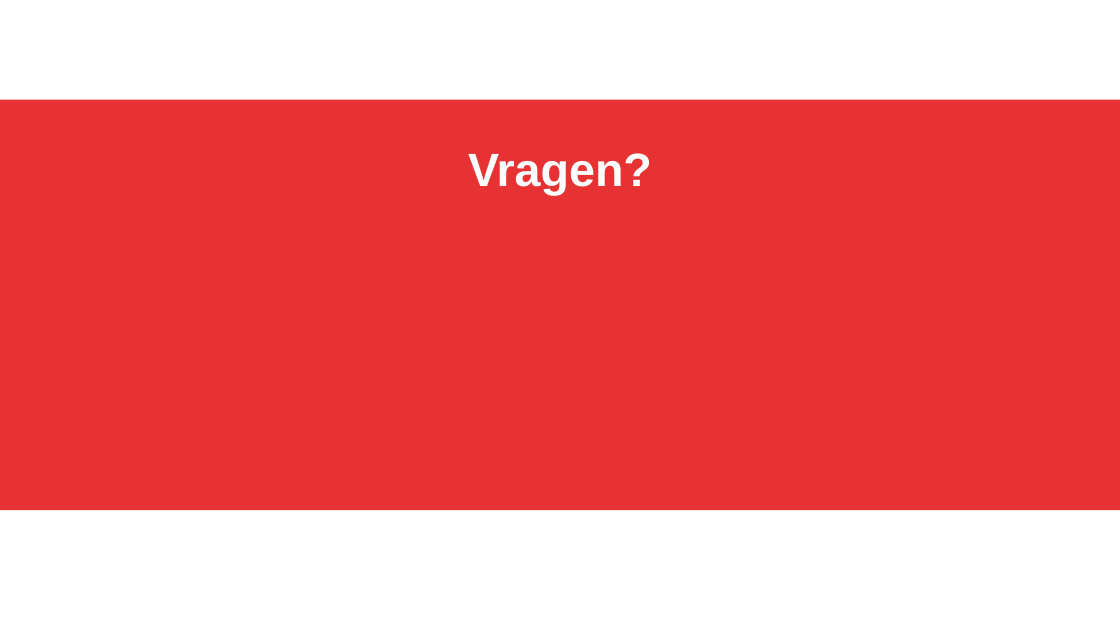
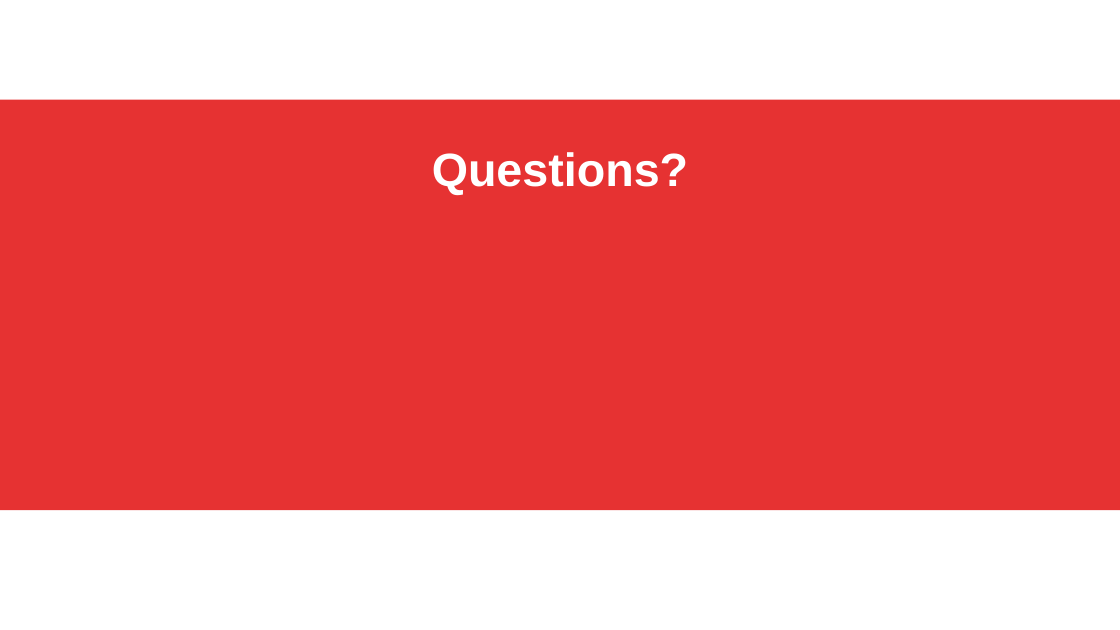
Before and after one commit to AMIS-Services/sig-css-architecture, a slide deck: slide 37 of SIG_CSS_Architecture.pptx (slide 33 before the commit). Drawn at 1120x630 pixels with LibreOffice and Linux fonts; fonts in the diff are those of the drawing; background and template pictures are left out. Boxes give left, top, right and bottom in pixels: in the first picture for what was removed or moved away, otherwise in the second. Text is boxed around its words. In the diff, an @@ line names an element or a change of style, - is before the commit and + after.

```diff
--- a/SIG_CSS_Architecture.pptx
+++ b/SIG_CSS_Architecture.pptx
@@ title at (432,152,688,195): text changed @@
-Vragen?
+Questions?
```
Also in this commit, not shown: 6 other slides changed, 6 slides added, 2 slides removed.
